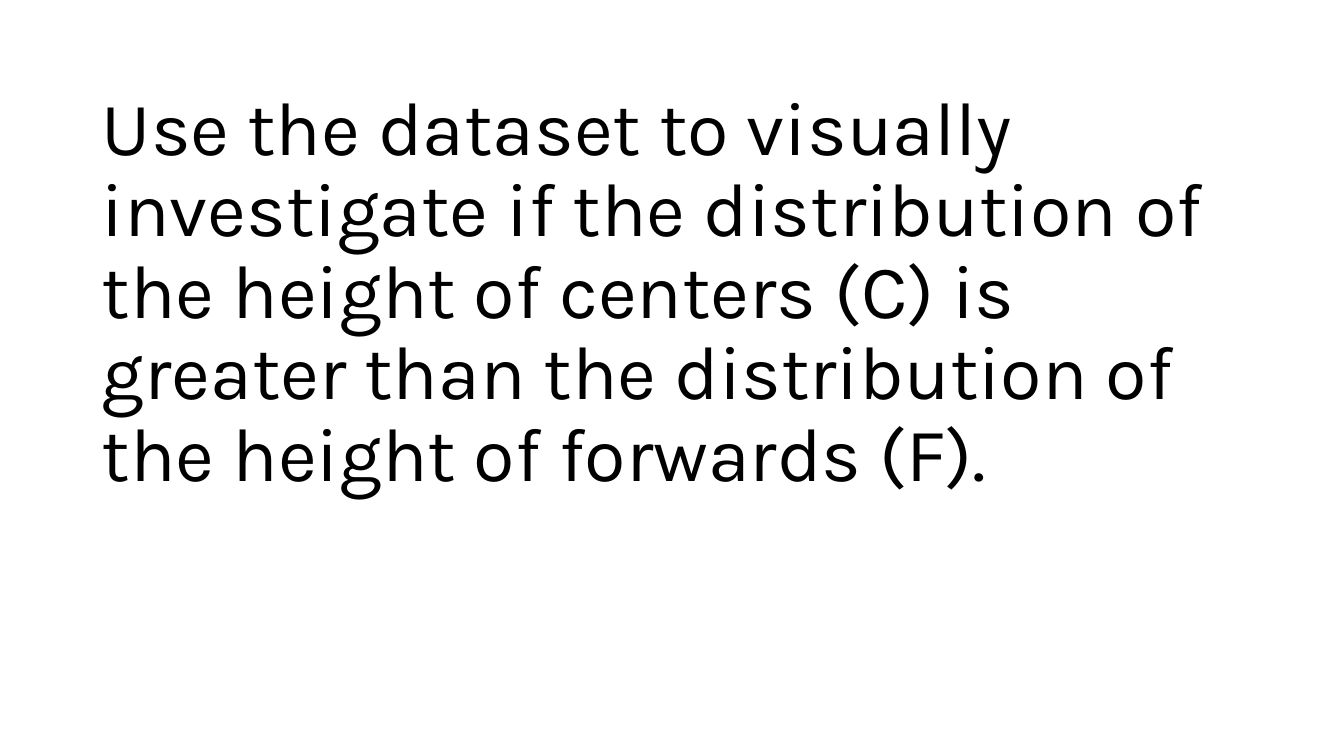
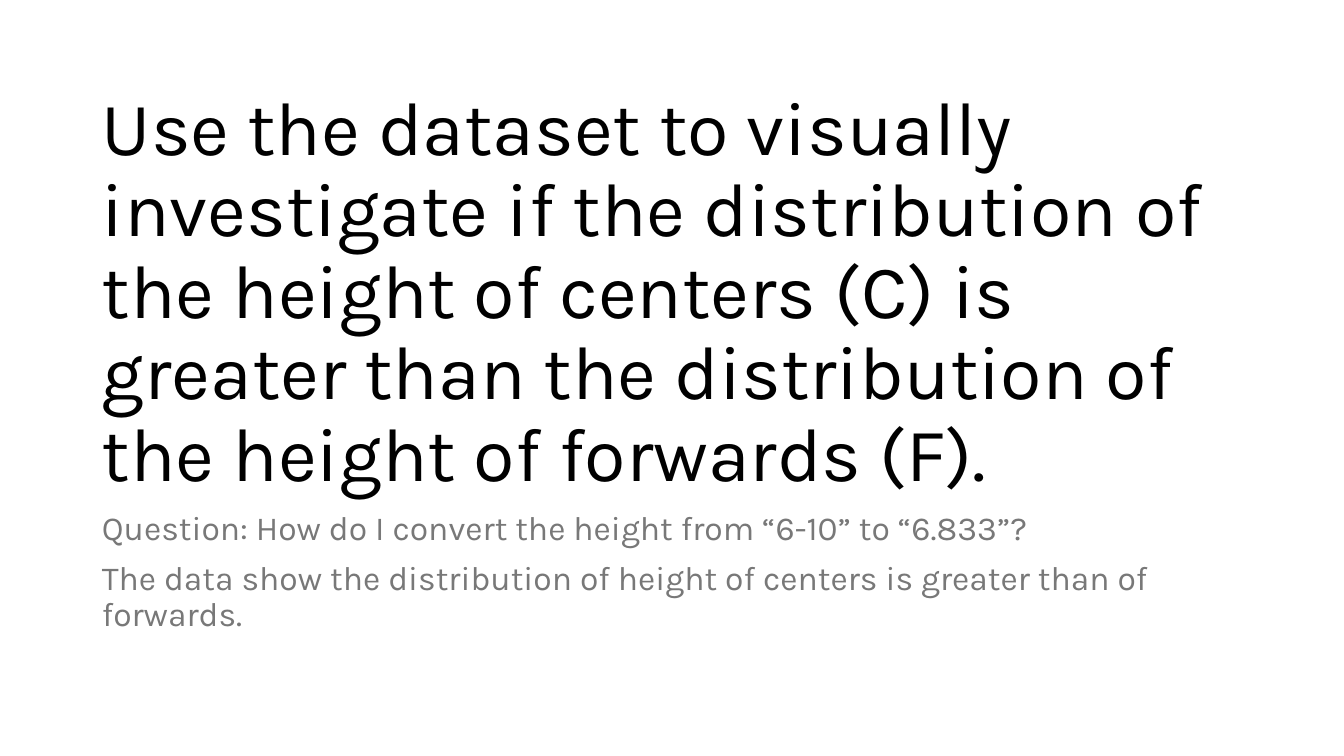
Before and after one commit to Iwestlauer/doing_data_science, a slide deck: slide 7 of Unit 2 Visualization/Isabella_Westlauer_FLS_Unit2.pptx (slide 8 before the commit). Drawn at 1344x756 pixels with LibreOffice and Linux fonts; fonts in the diff are those of the drawing. Boxes give left, top, right and bottom in pixels: in the first picture for what was removed or moved away, otherwise in the second. Text is boxed around its words. In the diff, an @@ line names an element or a change of style, - is before the commit and + after.

```diff
--- a/Unit 2 Visualization/Isabella_Westlauer_FLS_Unit2.pptx
+++ b/Unit 2 Visualization/Isabella_Westlauer_FLS_Unit2.pptx
@@ text added at <box>102,517,1148,627</box>, 24 pt, text #797979 @@
+Question: How do I convert the height from “6-10” to “6.833”?
+The data show the distribution of height of centers is greater than of forwards.
```
Also in this commit, not shown: 1 other slide changed, 11 slides added, 10 slides removed, 1 other file.
